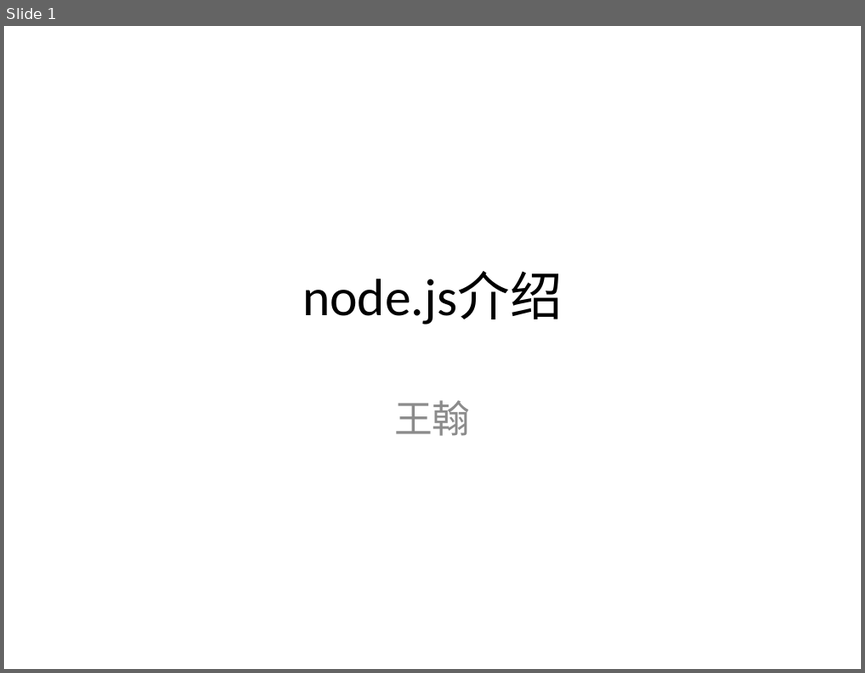
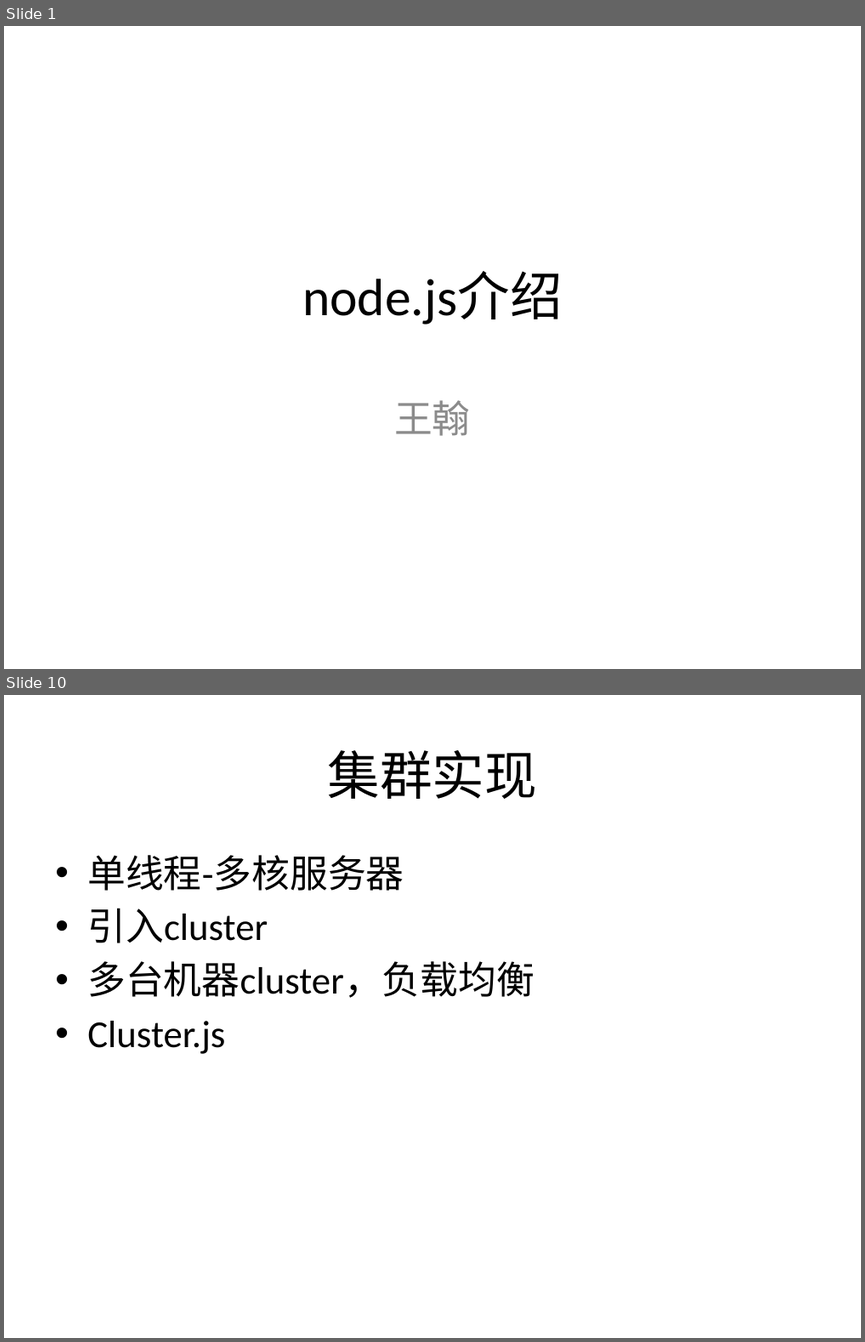
Before and after one commit to JamCode/nodePresentation, a slide deck: 演示文稿2.pptx. Shown one above the other, each under a label of ours: slide 1 before the commit, slides 1 and 10 after it; the slides between them are not shown. The pictures are 865x673 and 865x1342 pixels, drawn with LibreOffice and Linux fonts; fonts in the diff are those of the drawing. Boxes give left, top, right and bottom in pixels: in the first picture for what was removed or moved away, otherwise in the second. Text is boxed around its words. In the diff, an @@ line names an element or a change of style, - is before the commit and + after.

```diff
--- a/演示文稿2.pptx
+++ b/演示文稿2.pptx
@@ slide 10 added at <box>4,695,861,1338</box>, background #FFFFFF @@
@@ title added at <box>328,750,537,799</box>, 44 pt, text #000000 @@
+集群实现
@@ text added at <box>87,855,534,1054</box>, 32 pt, text #000000 @@
+• 单线程-多核服务器
+• 引入cluster
+• 多台机器cluster，负载均衡
+• Cluster.js
```
Also in this commit, not shown: 1 slide changed, 12 other slides added, 25 other files.
